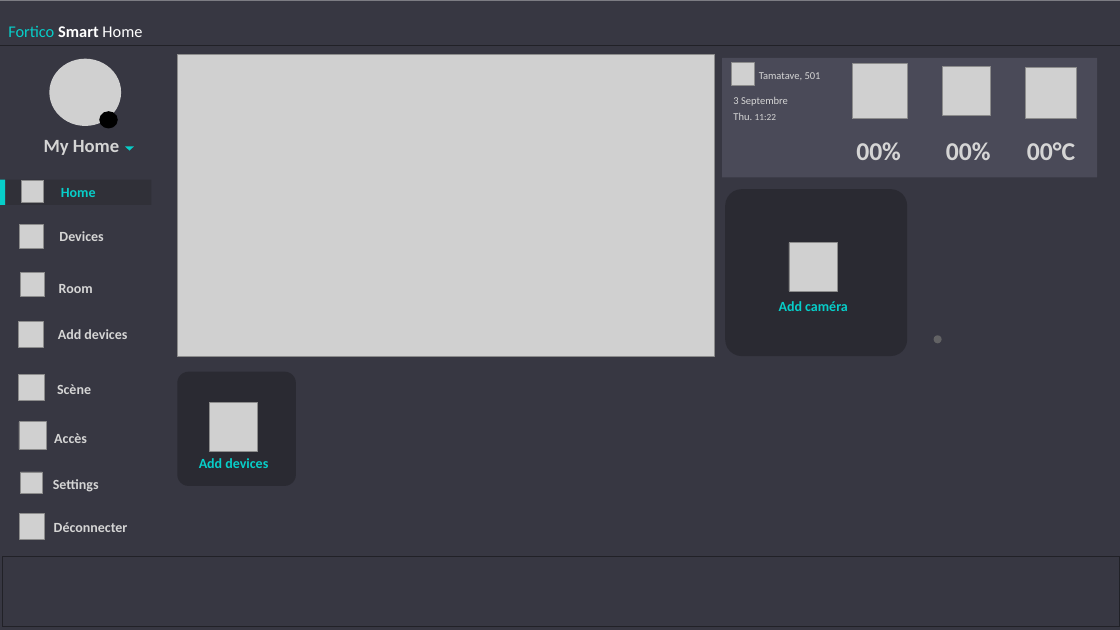
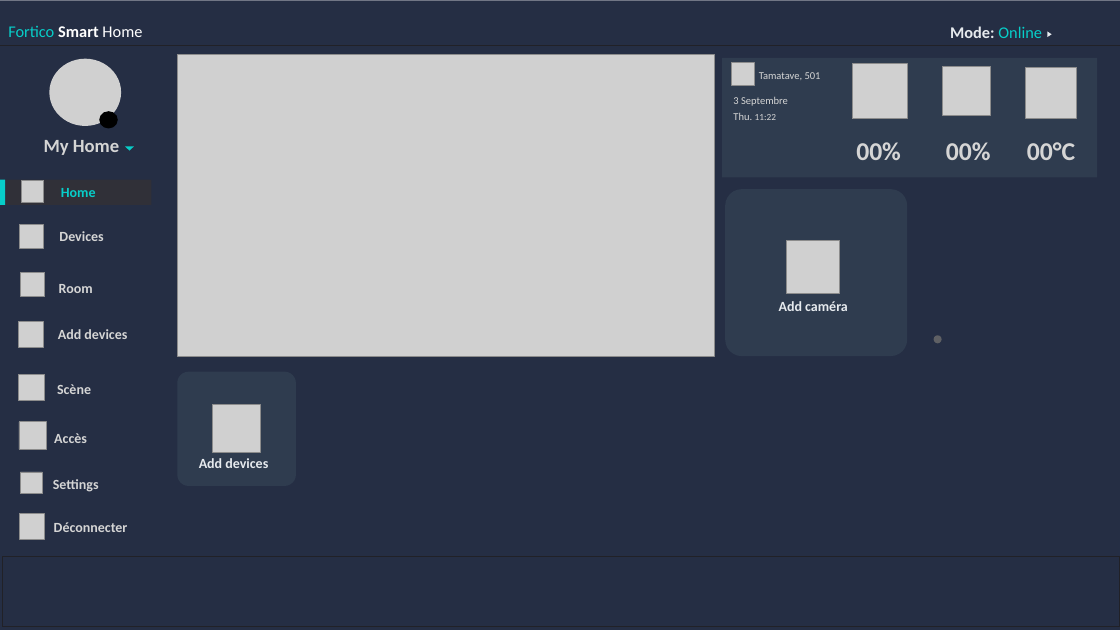
Before and after one commit to Fortuno-tech/Software, a slide deck: slide 8 of UI-model/UI design Fortico.pptx (slide 9 before the commit). Drawn at 1120x630 pixels with LibreOffice and Linux fonts; fonts in the diff are those of the drawing; grey boxes stand for pictures; background and template pictures are left out. Boxes give left, top, right and bottom in pixels: in the first picture for what was removed or moved away, otherwise in the second. Text is boxed around its words. In the diff, an @@ line names an element or a change of style, - is before the commit and + after.

```diff
--- a/UI-model/UI design Fortico.pptx
+++ b/UI-model/UI design Fortico.pptx
@@ rectangle at [0,0,1120,630]: fill #373742 to #252E44 @@
@@ text added at [950,26,1042,38], 14 pt, text #07CEC9 @@
+Mode: Online
@@ rectangle at [723,58,1097,177]: fill #4A4A58 to #2F3C4F @@
@@ triangle added at [1048,31,1052,37], fill #E6EAEE @@
@@ rounded rectangle at [725,189,907,356]: fill #2A2A32 to #2F3C4F @@
@@ text "Add caméra" at [779,301,848,311]: text colour #07CEC9 to #E6EAEE @@
@@ rounded rectangle at [177,371,296,486]: fill #2A2A32 to #2F3C4F @@
@@ picture: place and size @@
-picture at [209,402,258,451]
+picture at [213,405,260,453]
@@ text "Add devices" at [199,458,268,468]: text colour #07CEC9 to #E6EAEE @@
```
Also in this commit, not shown: 25 other slides changed, 4 other files.
